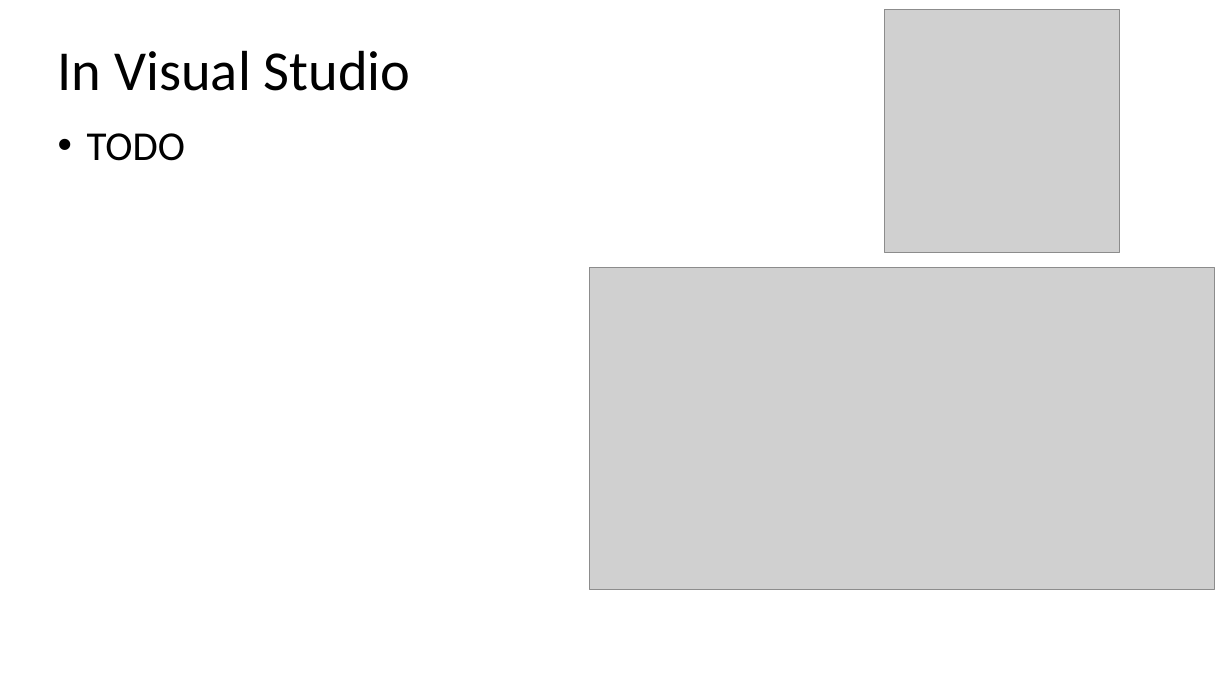
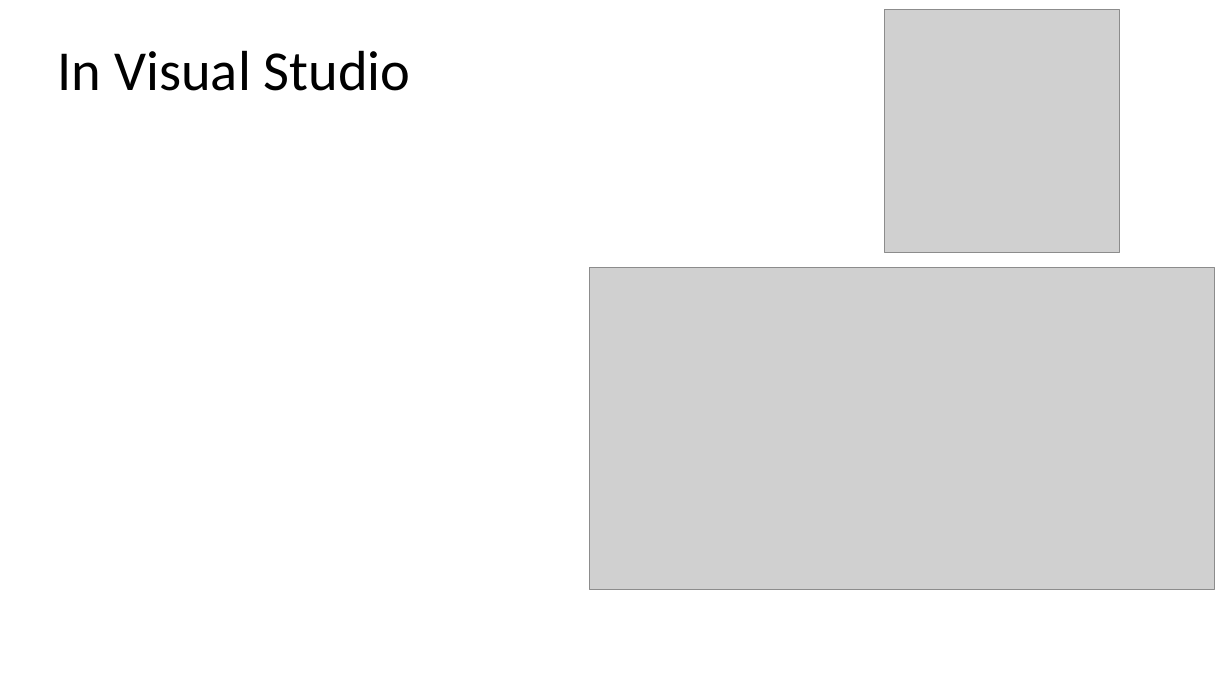
Before and after one commit to ogvolkov/git-101, a slide deck: slide 57 of git101.pptx (slide 54 before the commit). Drawn at 1232x693 pixels with LibreOffice and Linux fonts; fonts in the diff are those of the drawing; grey boxes stand for pictures. Boxes give left, top, right and bottom in pixels: in the first picture for what was removed or moved away, otherwise in the second. Text is boxed around its words. In the diff, an @@ line names an element or a change of style, - is before the commit and + after.

```diff
--- a/git101.pptx
+++ b/git101.pptx
@@ text removed at <box>87,133,185,161</box> @@
-• TODO
```
Also in this commit, not shown: 1 other slide changed, 3 slides added.
